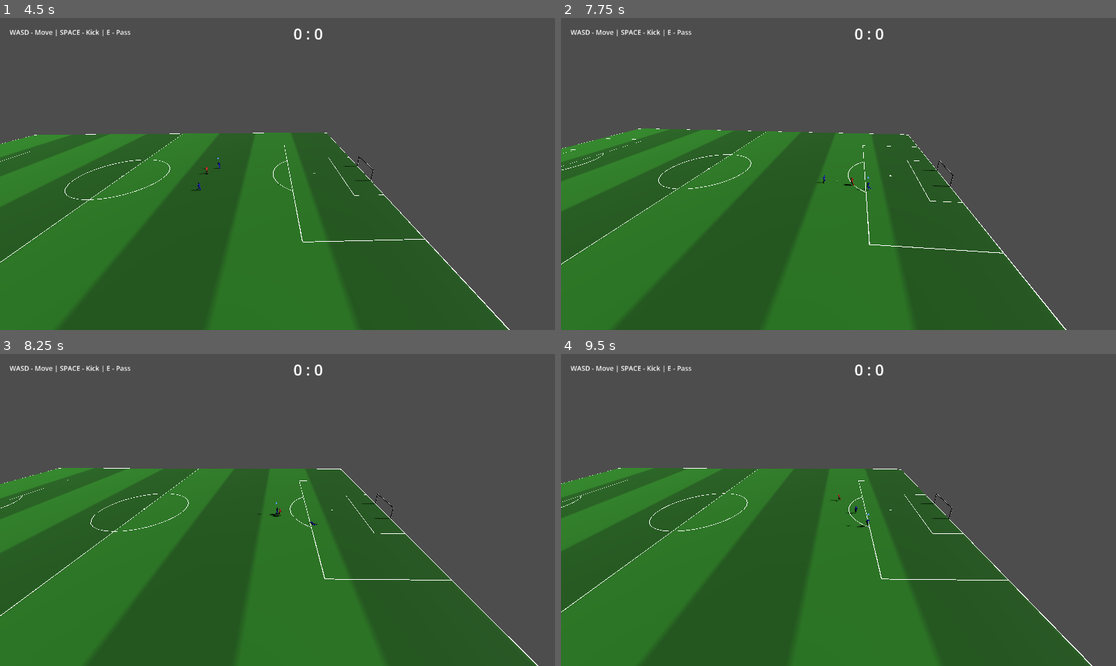
Above: before the commit, frames 1-4 (two rows, left to right).
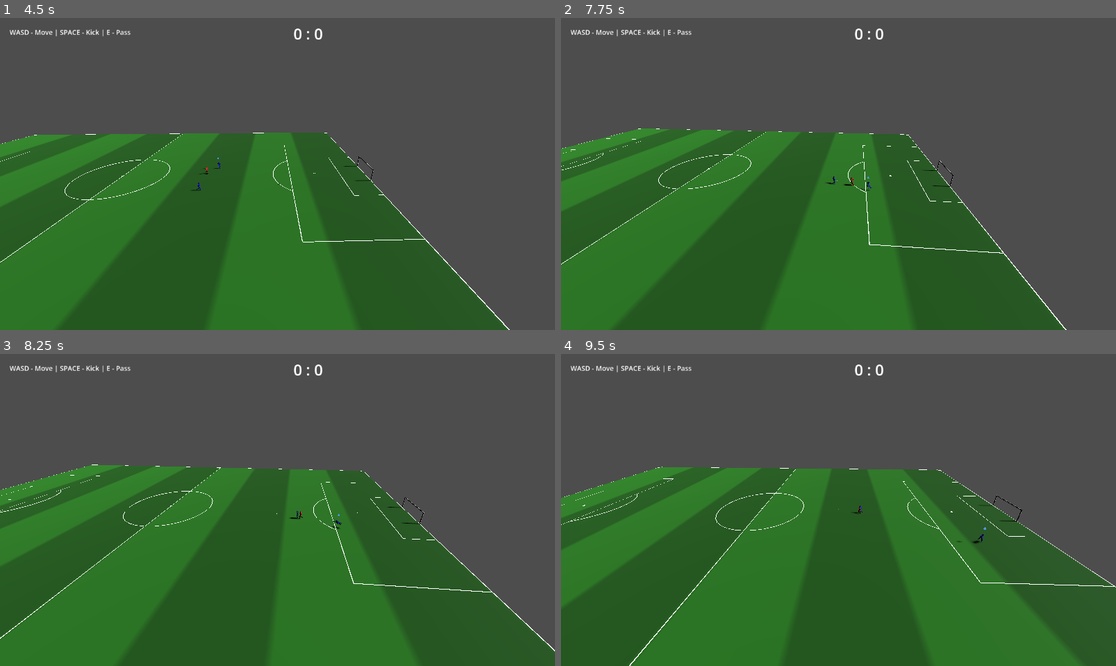
Above: after the commit, the same moments.

Repository: Churikov0112/open_football
Game: Godot game, scene res://scenes/main_menu.tscn
The game is run twice, just before and just after one commit, with the same random seed, the same clock (stepped at 60 frames per second) and the same inputs.
Inputs:
- Up to frame 1 (4.5 s): click "Start Match" at 0.5 s; hold D (move_right) 1.28-2.03 s; hold Space (kick) 1.28-2.03 s; hold S (move_back) 2.03-2.78 s; tap E (pass) at 2.1 s; hold D (move_right) 2.78-3.53 s; hold Shift (sprint) 2.78-3.53 s; hold W (move_forward) 3.53-4.28 s; tap Q (swap_player) at 3.6 s; hold A (move_left) from 4.28 s (still down); hold Space (kick) from 4.28 s (still down)
- Up to frame 2 (7.75 s): release Space (kick) at 5.03 s; tap E (pass) at 5.1 s; release A (move_left) at 5.78 s; hold S (move_back) 5.78-6.53 s; hold Shift (sprint) 5.78-6.53 s; hold D (move_right) 6.53-7.28 s; tap Q (swap_player) at 6.6 s; hold W (move_forward) from 7.28 s (still down); hold Space (kick) from 7.28 s (still down)
- Up to frame 3 (8.25 s): release W (move_forward) at 8.03 s; release Space (kick) at 8.03 s; hold D (move_right) from 8.03 s (still down); tap E (pass) at 8.1 s
- Up to frame 4 (9.5 s): release D (move_right) at 8.78 s; hold S (move_back) from 8.78 s (still down); hold Shift (sprint) from 8.78 s (still down)

Frame 1 is identical in both runs. In frame 2, less than 0.1% of the frame differs, in the area x 46-57%, y 50-56%; in frame 3, 16%; in frame 4, 53%, in the area x 0-100%, y 36-100%.

Commit message:
fix(tackle): freeze tackle root motion on all 3 axes; tune(tackle): longer slide range
- tools/merge_mixamo.py: tackle clip left one local Hips axis unfrozen, which
  leaked straight into the exported glTF Z track as ~71 units of drift
  (check_tackle_in_place.gd failure). Freeze all three axes, same as
  roll_left/roll_right. Rebuilt footballer.glb accordingly.
- football_constants.gd: SLIDE_TACKLE_RANGE 4.0 -> 6.5 for a longer slide
  tackle, RECOVERY_TIME trimmed 1.3 -> 1.02 to keep slide+recovery in sync
  with the ~1.8s tackle clip length.

Diff:
--- a/scripts/data/football_constants.gd
+++ b/scripts/data/football_constants.gd
@@ -125,13 +125,18 @@
 # чтобы вдогонку соперника хватало. RECOVERY_TIME подобран так, чтобы суммарный commit
 # (слайд + recovery) остался близко к длине клипа, как было тюнено раньше (~1.7-1.8с).
 const SLIDE_TACKLE_SPEED := 9.0
-const SLIDE_TACKLE_RANGE := 4.0
+# Было 4.0, затем 5.5 — увеличено для более дальнобойного подката. RECOVERY_TIME
+# уменьшен в ответ, чтобы суммарный commit (слайд + recovery = RANGE/SPEED +
+# RECOVERY_TIME) остался близко к длине клипа tackle (~1.8с), как и раньше — иначе
+# слайд физически доезжает уже после того, как анимация доиграла до конца, и тело
+# едет по инерции со "замёрзшими" ногами.
+const SLIDE_TACKLE_RANGE := 6.5
 # Диагностический флаг (подкат на месте, без move_and_collide) для изоляции анимации
 # tackle от скольжения — см. tools/merge_mixamo.py IN_PLACE_CLIPS. Причина зависания
 # найдена и исправлена там (заморозка вертикали Hips для tackle убрана), возвращаем
 # обычное поведение со скольжением.
 const SLIDE_TACKLE_INPLACE := false
-const SLIDE_TACKLE_RECOVERY_TIME := 1.3
+const SLIDE_TACKLE_RECOVERY_TIME := 1.02
 const SLIDE_TACKLE_AREA_RADIUS := 1.5
 # Порог сбивания игрока-соперника с ног (match_manager._check_tackle_player_hit) —
 # НАМНОГО теснее SLIDE_TACKLE_AREA_RADIUS выше. Тот радиус щедрый специально (дотянуться
Binary file changed: assets/models/footballer.glb
Not shown, added: tests/check_player_motor_locked_gravity.gd.uid
Not shown, added: tests/check_player_visual_fall.gd.uid
Not shown, changed: tools/merge_mixamo.py
